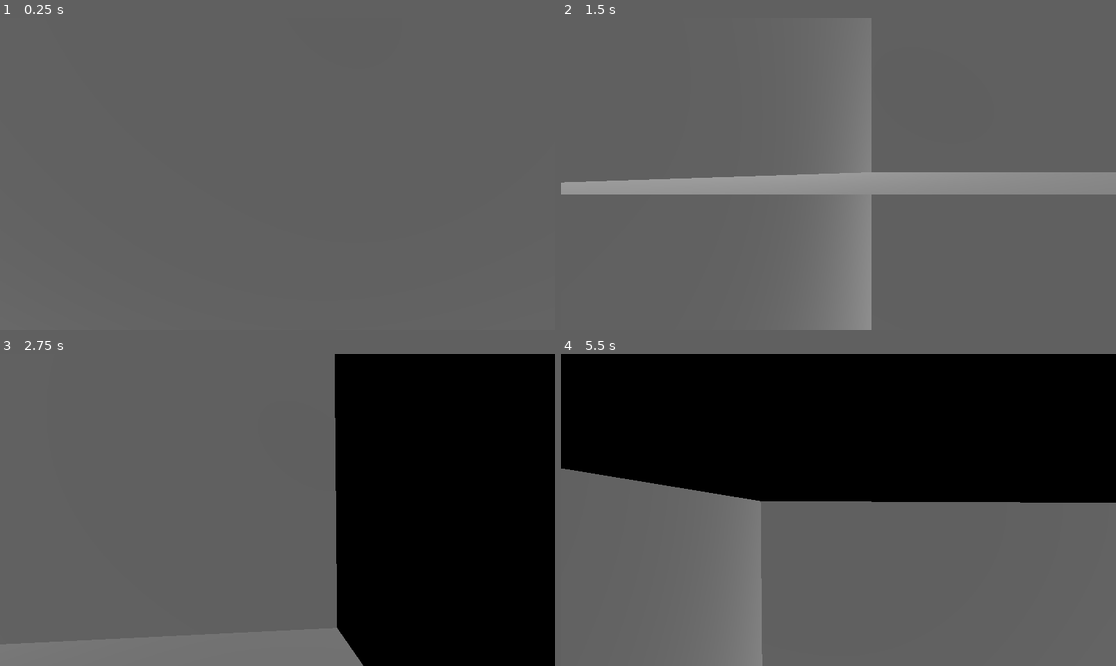
Above: before the commit, frames 1-4 (two rows, left to right).
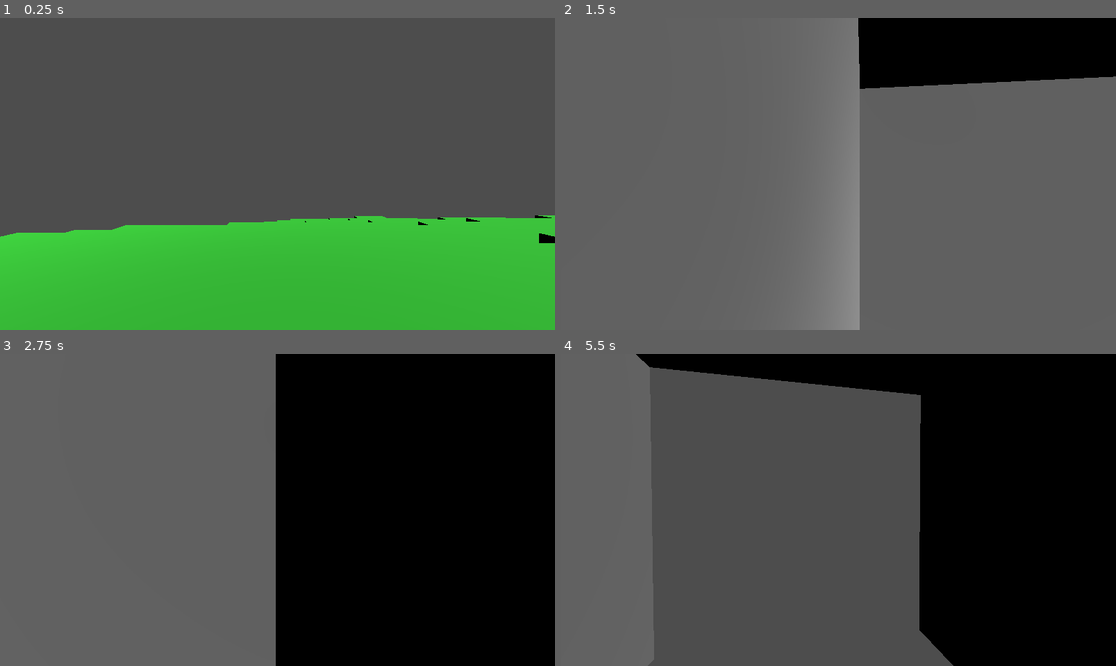
Above: after the commit, the same moments.

Repository: Ephesius/godot-voxels
Game: Godot game, scene res://scenes/world.tscn
The game is run twice, just before and just after one commit, with the same random seed, the same clock (stepped at 60 frames per second) and the same inputs. The project has no main scene, so this scene is started directly.
Inputs (mouse positions are in pixels of both pictures, inside the frame that each line leads up to):
- Up to frame 1 (0.25 s): no input
- Up to frame 2 (1.5 s): tap Enter (ui_accept) at 0.5, 0.77, 1.07 s; move the mouse to (866, 174) at 0.52 s; hold Ctrl (slow, bound only after the commit) 0.53-1.28 s; hold W (move_forward, bound only after the commit) from 0.53 s (still down); tap Shift (sprint, bound only after the commit) at 0.8, 1.35 s; move the mouse to (810, 174) at 1.27 s
- Up to frame 3 (2.75 s): keep holding W (move_forward, bound only after the commit); tap Enter (ui_accept) at 1.52, 1.82, 2.3 s; tap F (toggle_fly, bound only after the commit) at 1.55 s; move the mouse to (288, 503) at 2.02 s; hold F (toggle_fly, bound only after the commit) from 2.03 s (still down)
- Up to frame 4 (5.5 s): move the mouse to (832, 516) at 2.77 s; release F (toggle_fly, bound only after the commit) at 2.78 s; tap Enter (ui_accept) at 2.85, 3.02, 3.32, 3.77, 4.07, 4.52, 4.82, 5.3 s; tap Ctrl (slow, bound only after the commit) at 3.05 s; move the mouse to (877, 513) at 3.52 s; hold Ctrl (slow, bound only after the commit) 3.53-4.28 s; tap Shift (sprint, bound only after the commit) at 3.8, 4.35 s; tap Escape (ui_cancel) at 4.15 s; move the mouse to (672, 463) at 4.27 s; release W (move_forward, bound only after the commit) at 4.28 s; hold A (move_left, bound only after the commit) 4.28-5.03 s; tap F (toggle_fly, bound only after the commit) at 4.55 s; move the mouse to (866, 510) at 5.02 s; hold C (fly_down, bound only after the commit) from 5.03 s (still down); hold F (toggle_fly, bound only after the commit) from 5.03 s (still down)

The runs differ from the first frame. In frame 1, 34% of the frame differs, in the area x 0-100%, y 63-100%; in frame 2, 17%; in frame 3, 11%; in frame 4, 52%, in the area x 0-100%, y 0-100%.

Commit message:
Add player character with ground and flying modes
Implement proper player controller with physics-based movement and
collision detection. Replaces flying camera with a player that can
walk on terrain and toggle flying mode.

Features:
- Player extends CharacterBody3D for physics and collision
- Ground mode: WASD walking, Space to jump, gravity, collision
- Flying mode (F key toggle): Free movement with no collision
- Mouse look with pitch/yaw control
- Configurable parameters (speeds, jump height, etc.)
- Player spawns at (0,0) on top of terrain surface

Player specifications:
- Height: 2 blocks (2 meters)
- Width: 0.75 blocks (capsule radius 0.375m)
- Walk speed: 5 blocks/sec (configurable)
- Fly speed: 10 blocks/sec (configurable)
- Jump height: 1.5 blocks (configurable)
- Sprint/slow modifiers available

Controls:
- WASD: Movement
- Space: Jump (ground) / Up (flying)
- C: Down (flying only)
- Shift: Sprint
- Ctrl: Slow movement
- F: Toggle flying mode
- Escape: Toggle mouse capture
- Mouse: Look around

Input actions added to project.godot for all player controls.

Diff:
--- a/project.godot
+++ b/project.godot
@@ -48,3 +48,43 @@
 , Object(InputEventKey,"resource_local_to_scene":false,"resource_name":"","device":-1,"window_id":0,"alt_pressed":false …(183 unchanged characters)…
 ]
 }
+move_forward={
+"deadzone": 0.5,
+"events": [Object(InputEventKey,"resource_local_to_scene":false,"resource_name":"","device":-1,"window_id":0,"alt_pressed":false,"shift_pressed":false,"ctrl_pressed":false,"meta_pressed":false,"pressed":false,"keycode":0,"physical_keycode":87,"key_label":0,"unicode":119,"location":0,"echo":false,"script":null)
+]
+}
+move_backward={
+"deadzone": 0.5,
+"events": [Object(InputEventKey,"resource_local_to_scene":false,"resource_name":"","device":-1,"window_id":0,"alt_pressed":false,"shift_pressed":false,"ctrl_pressed":false,"meta_pressed":false,"pressed":false,"keycode":0,"physical_keycode":83,"key_label":0,"unicode":115,"location":0,"echo":false,"script":null)
+]
+}
+move_left={
+"deadzone": 0.5,
+"events": [Object(InputEventKey,"resource_local_to_scene":false,"resource_name":"","device":-1,"window_id":0,"alt_pressed":false,"shift_pressed":false,"ctrl_pressed":false,"meta_pressed":false,"pressed":false,"keycode":0,"physical_keycode":65,"key_label":0,"unicode":97,"location":0,"echo":false,"script":null)
+]
+}
+move_right={
+"deadzone": 0.5,
+"events": [Object(InputEventKey,"resource_local_to_scene":false,"resource_name":"","device":-1,"window_id":0,"alt_pressed":false,"shift_pressed":false,"ctrl_pressed":false,"meta_pressed":false,"pressed":false,"keycode":0,"physical_keycode":68,"key_label":0,"unicode":100,"location":0,"echo":false,"script":null)
+]
+}
+sprint={
+"deadzone": 0.5,
+"events": [Object(InputEventKey,"resource_local_to_scene":false,"resource_name":"","device":-1,"window_id":0,"alt_pressed":false,"shift_pressed":false,"ctrl_pressed":false,"meta_pressed":false,"pressed":false,"keycode":0,"physical_keycode":4194325,"key_label":0,"unicode":0,"location":0,"echo":false,"script":null)
+]
+}
+slow={
+"deadzone": 0.5,
+"events": [Object(InputEventKey,"resource_local_to_scene":false,"resource_name":"","device":-1,"window_id":0,"alt_pressed":false,"shift_pressed":false,"ctrl_pressed":false,"meta_pressed":false,"pressed":false,"keycode":0,"physical_keycode":4194326,"key_label":0,"unicode":0,"location":0,"echo":false,"script":null)
+]
+}
+toggle_fly={
+"deadzone": 0.5,
+"events": [Object(InputEventKey,"resource_local_to_scene":false,"resource_name":"","device":-1,"window_id":0,"alt_pressed":false,"shift_pressed":false,"ctrl_pressed":false,"meta_pressed":false,"pressed":false,"keycode":0,"physical_keycode":70,"key_label":0,"unicode":102,"location":0,"echo":false,"script":null)
+]
+}
+fly_down={
+"deadzone": 0.5,
+"events": [Object(InputEventKey,"resource_local_to_scene":false,"resource_name":"","device":-1,"window_id":0,"alt_pressed":false,"shift_pressed":false,"ctrl_pressed":false,"meta_pressed":false,"pressed":false,"keycode":0,"physical_keycode":67,"key_label":0,"unicode":99,"location":0,"echo":false,"script":null)
+]
+}
--- a/scripts/main.gd
+++ b/scripts/main.gd
@@ -11,11 +11,16 @@
 	# Each chunk is 16 blocks, so this creates an 80x80 block area
 	chunk_manager.generate_chunks_around(Vector3i(0, 0, 0), 2)
 
-	# Create flying camera for player control
-	var camera: FlyingCamera = FlyingCamera.new()
-	camera.position = Vector3(0, 80, 20)  # Start above sea level (y=64), looking toward center
-	camera.rotation_degrees = Vector3(-20, 0, 0)  # Angle down slightly
-	add_child(camera)
+	# Create player and spawn at (0, 0) on top of terrain
+	var player: Player = Player.new()
+
+	# Get terrain elevation at spawn point (0, 0) using the climate calculator
+	var spawn_climate: Dictionary = chunk_manager.climate_calculator.get_climate_at(0, 0)
+	var terrain_elevation: int = spawn_climate.elevation
+
+	# Spawn player on top of terrain (elevation + small offset)
+	player.position = Vector3(0, terrain_elevation + 1, 0)
+	add_child(player)
 
 	# Add lighting
 	var light: DirectionalLight3D = DirectionalLight3D.new()
--- /dev/null
+++ b/scripts/player.gd
@@ -0,0 +1,161 @@
+class_name Player
+extends CharacterBody3D
+
+## First-person player controller with ground and flying modes
+##
+## Controls:
+## - WASD: Movement
+## - Space: Jump (ground mode) / Move up (flying mode)
+## - C: Move down (flying mode only)
+## - Shift: Sprint
+## - Ctrl: Slow movement
+## - F: Toggle flying mode
+## - Escape: Toggle mouse capture
+## - Mouse: Look around
+
+# Player dimensions (in meters/blocks)
+const PLAYER_HEIGHT: float = 2.0  # 2 blocks tall
+const PLAYER_WIDTH: float = 0.75  # 0.75 blocks wide (radius = 0.375)
+
+# Ground mode parameters
+@export var walk_speed: float = 5.0  # Blocks per second
+@export var sprint_multiplier: float = 2.0
+@export var slow_multiplier: float = 0.5
+@export var jump_height: float = 1.5  # Blocks
+@export var gravity: float = 20.0  # Blocks per second squared
+
+# Flying mode parameters
+@export var fly_speed: float = 10.0  # Blocks per second
+@export var fly_sprint_multiplier: float = 3.0
+
+# Mouse look parameters
+@export var mouse_sensitivity: float = 0.002
+@export var max_pitch: float = 89.0  # Degrees
+
+# State
+var is_flying: bool = false
+var camera: Camera3D
+var pitch: float = 0.0  # Up/down rotation (in radians)
+
+func _ready() -> void:
+	# Create and setup camera
+	camera = Camera3D.new()
+	camera.position = Vector3(0, PLAYER_HEIGHT * 0.85, 0)  # Eye level (85% of height)
+	add_child(camera)
+
+	# Create collision shape (capsule)
+	var collision_shape: CollisionShape3D = CollisionShape3D.new()
+	var capsule: CapsuleShape3D = CapsuleShape3D.new()
+	capsule.height = PLAYER_HEIGHT
+	capsule.radius = PLAYER_WIDTH / 2.0  # Radius is half the width
+	collision_shape.shape = capsule
+	collision_shape.position = Vector3(0, PLAYER_HEIGHT / 2.0, 0)  # Center the capsule
+	add_child(collision_shape)
+
+	# Capture mouse
+	Input.mouse_mode = Input.MOUSE_MODE_CAPTURED
+
+func _input(event: InputEvent) -> void:
+	# Mouse look
+	if event is InputEventMouseMotion and Input.mouse_mode == Input.MOUSE_MODE_CAPTURED:
+		# Yaw (left/right) - rotate the entire player body
+		rotate_y(-event.relative.x * mouse_sensitivity)
+
+		# Pitch (up/down) - rotate only the camera
+		pitch -= event.relative.y * mouse_sensitivity
+		pitch = clamp(pitch, -deg_to_rad(max_pitch), deg_to_rad(max_pitch))
+		camera.rotation.x = pitch
+
+	# Toggle mouse capture
+	if event.is_action_pressed("ui_cancel"):  # Escape key
+		if Input.mouse_mode == Input.MOUSE_MODE_CAPTURED:
+			Input.mouse_mode = Input.MOUSE_MODE_VISIBLE
+		else:
+			Input.mouse_mode = Input.MOUSE_MODE_CAPTURED
+
+	# Toggle flying mode
+	if event.is_action_pressed("toggle_fly"):  # F key
+		is_flying = !is_flying
+		# Reset vertical velocity when switching modes
+		if is_flying:
+			velocity.y = 0
+
+func _physics_process(delta: float) -> void:
+	if is_flying:
+		_process_flying_movement(delta)
+	else:
+		_process_ground_movement(delta)
+
+## Ground mode: Walking with gravity and collision
+func _process_ground_movement(delta: float) -> void:
+	# Apply gravity
+	if not is_on_floor():
+		velocity.y -= gravity * delta
+
+	# Jump
+	if Input.is_action_just_pressed("ui_accept") and is_on_floor():  # Space key
+		# Calculate jump velocity from desired height: v = sqrt(2 * g * h)
+		velocity.y = sqrt(2.0 * gravity * jump_height)
+
+	# Get input direction
+	var input_dir: Vector2 = Input.get_vector("move_left", "move_right", "move_forward", "move_backward")
+
+	# Calculate movement speed
+	var speed: float = walk_speed
+	if Input.is_action_pressed("sprint"):  # Shift
+		speed *= sprint_multiplier
+	elif Input.is_action_pressed("slow"):  # Ctrl
+		speed *= slow_multiplier
+
+	# Calculate movement direction relative to player rotation
+	var direction: Vector3 = (transform.basis * Vector3(input_dir.x, 0, input_dir.y)).normalized()
+
+	# Apply horizontal movement
+	if direction:
+		velocity.x = direction.x * speed
+		velocity.z = direction.z * speed
+	else:
+		# Apply friction when no input
+		velocity.x = move_toward(velocity.x, 0, speed * delta * 5)
+		velocity.z = move_toward(velocity.z, 0, speed * delta * 5)
+
+	# Move with collision
+	move_and_slide()
+
+## Flying mode: Free movement with no collision
+func _process_flying_movement(delta: float) -> void:
+	# Get input direction (including vertical)
+	var input_dir: Vector2 = Input.get_vector("move_left", "move_right", "move_forward", "move_backward")
+	var vertical_input: float = 0.0
+
+	if Input.is_action_pressed("ui_accept"):  # Space - move up
+		vertical_input += 1.0
+	if Input.is_action_pressed("fly_down"):  # C - move down
+		vertical_input -= 1.0
+
+	# Calculate movement speed
+	var speed: float = fly_speed
+	if Input.is_action_pressed("sprint"):  # Shift
+		speed *= fly_sprint_multiplier
+	elif Input.is_action_pressed("slow"):  # Ctrl
+		speed *= slow_multiplier
+
+	# Calculate movement direction relative to player rotation (horizontal) and world space (vertical)
+	var direction: Vector3 = Vector3.ZERO
+	if input_dir.length() > 0:
+		direction += transform.basis * Vector3(input_dir.x, 0, input_dir.y)
+	direction.y += vertical_input
+	direction = direction.normalized()
+
+	# Apply movement (direct velocity control, no physics)
+	if direction.length() > 0:
+		velocity = direction * speed
+	else:
+		velocity = Vector3.ZERO
+
+	# Move without collision in flying mode
+	position += velocity * delta
+
+## Get the camera for external access
+func get_camera() -> Camera3D:
+	return camera
